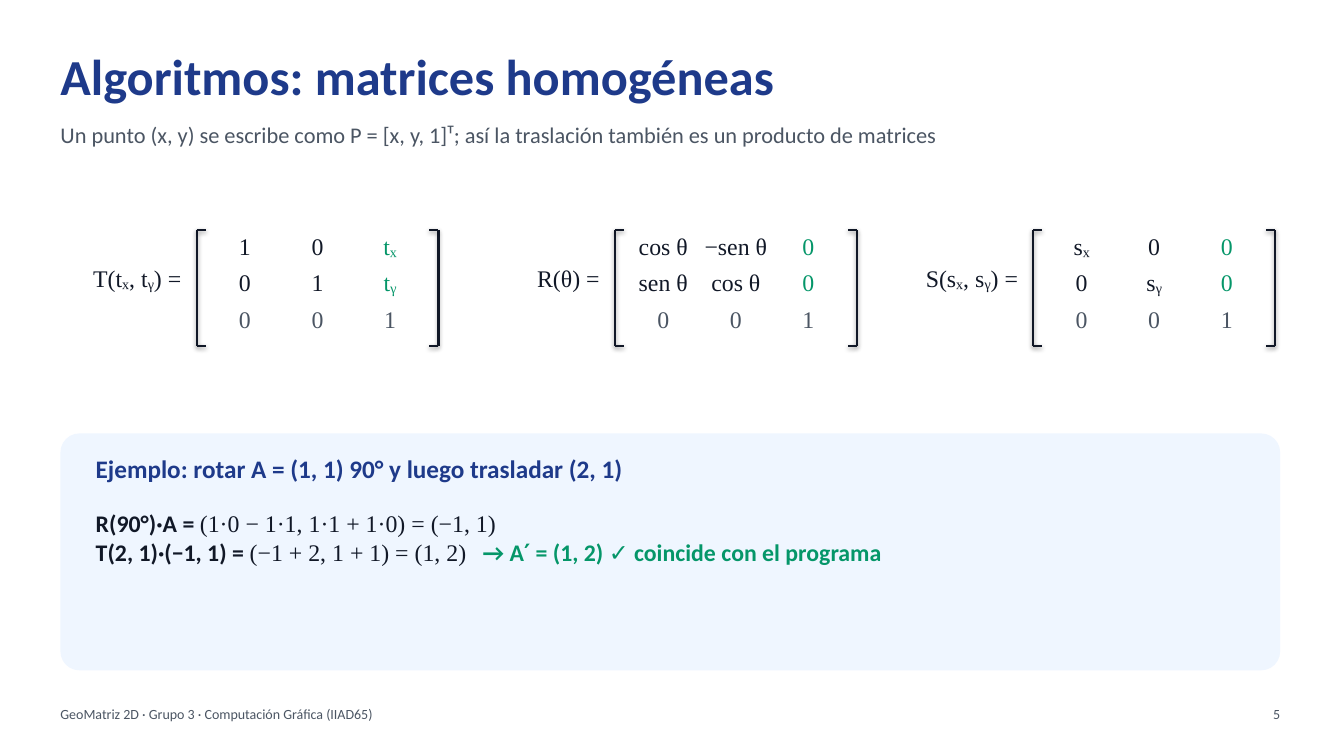
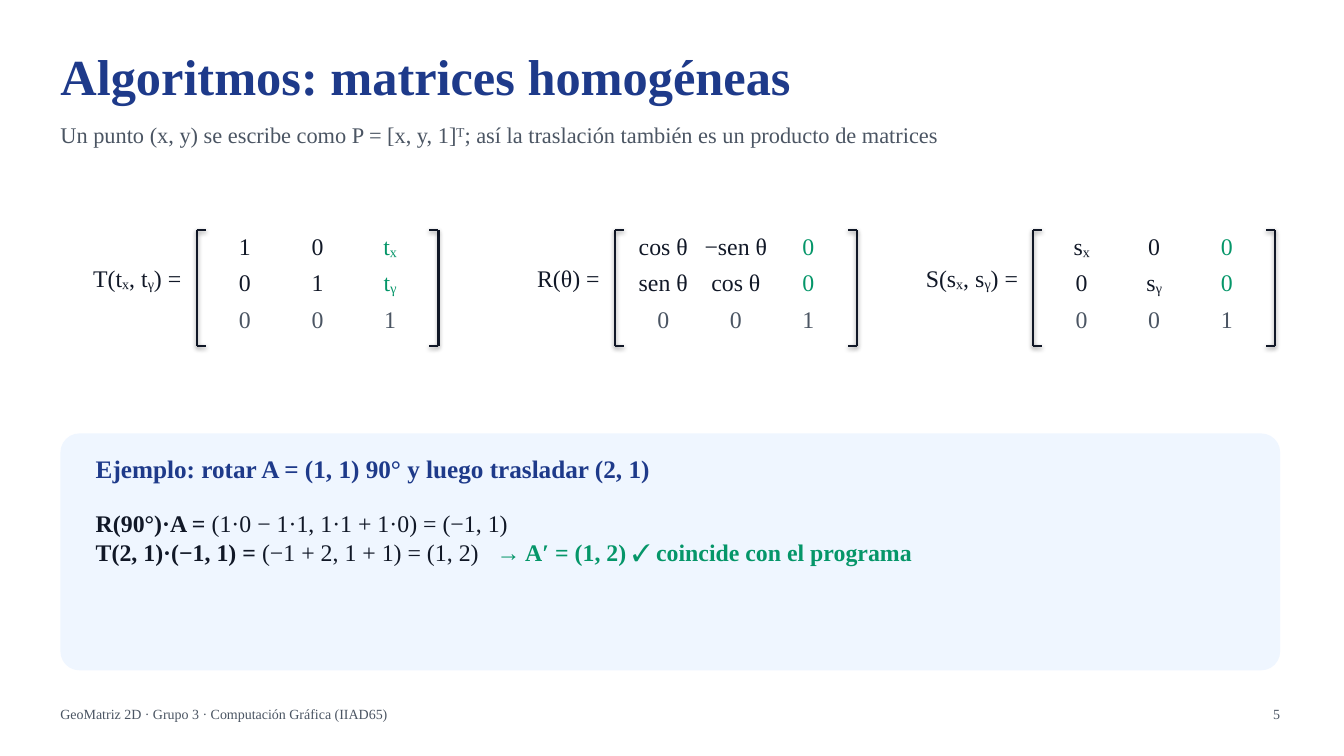
Before and after one commit to zarabia123/COMPUTACION-GRAFICA, a slide deck: slide 5 of docs/entrega/6_Presentacion.pptx. Drawn at 1344x756 pixels with LibreOffice and Linux fonts; fonts in the diff are those of the drawing. Boxes give left, top, right and bottom in pixels: in the first picture for what was removed or moved away, otherwise in the second. Text is boxed around its words. In the diff, an @@ line names an element or a change of style, - is before the commit and + after.

```diff
--- a/docs/entrega/6_Presentacion.pptx
+++ b/docs/entrega/6_Presentacion.pptx
@@ text "R(90°)·A = (1·0 − 1·1, ..." at box(96, 515, 911, 566): font Calibri to Times New Roman in "R(90°)·A =", "T(2, 1)·(−1, 1) = → A′ = ..." @@
@@ font Calibri to Times New Roman in 5 elements at box(60, 60, 791, 106), box(60, 127, 938, 148), box(96, 460, 650, 484), box(60, 709, 388, 722), box(1273, 710, 1280, 719) @@
```
Also in this commit, not shown: 8 other slides changed, 1 slide added, 1 slide removed, 21 other files.
